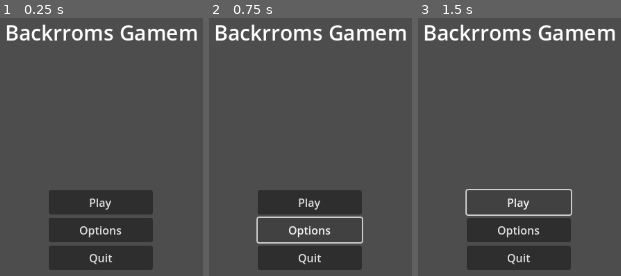
Above: before the commit, frames 1-3 (left to right).
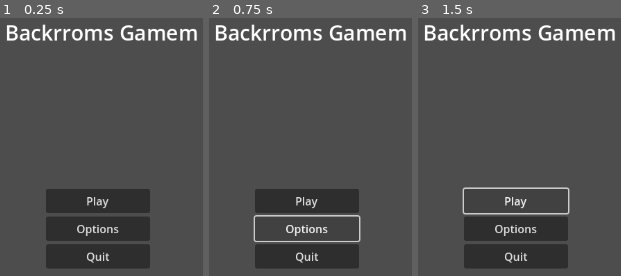
Above: after the commit, the same moments.

Repository: ThorpeDevs/WeirdBackroomsGame
Game: Godot game, scene res://Scenes/Menu.tscn
The game is run twice, just before and just after one commit, with the same random seed, the same clock (stepped at 60 frames per second) and the same inputs.
Inputs:
- Up to frame 1 (0.25 s): no input
- Up to frame 2 (0.75 s): click "Options" at 0.5 s
- Up to frame 3 (1.5 s): click "Play" at 1.25 s

The runs differ from the first frame. In frame 1, 3.1% of the frame differs, in the area x 22-76%, y 66-98%; in frame 2, 3.8%, in the area x 21-76%, y 66-98%; in frame 3, 3.8%.

Commit message:
Added New Menu Items (dev)

Diff:
--- a/Scenes/Menu.tscn
+++ b/Scenes/Menu.tscn
@@ -8,7 +8,7 @@
 grow_horizontal = 2
 grow_vertical = 2
 
-[node name="Main" type="Control" parent="."]
+[node name="Base" type="Control" parent="."]
 layout_mode = 1
 anchors_preset = 15
 anchor_right = 1.0
@@ -16,7 +16,156 @@
 grow_horizontal = 2
 grow_vertical = 2
 
-[node name="Title" type="Label" parent="Main"]
+[node name="Play" type="Button" parent="Base"]
+layout_mode = 0
+offset_left = 496.0
+offset_top = 248.0
+offset_right = 646.0
+offset_bottom = 283.0
+text = "Play"
+
+[node name="Options" type="Button" parent="Base"]
+layout_mode = 0
+offset_left = 496.0
+offset_top = 288.0
+offset_right = 646.0
+offset_bottom = 323.0
+text = "Options"
+
+[node name="Quit" type="Button" parent="Base"]
+layout_mode = 0
+offset_left = 496.0
+offset_top = 328.0
+offset_right = 646.0
+offset_bottom = 363.0
+text = "Quit"
+
+[node name="Options" type="Control" parent="."]
+visible = false
+anchors_preset = 0
+offset_left = 192.0
+offset_top = 128.0
+offset_right = 960.0
+offset_bottom = 512.0
+
+[node name="Graphics" type="Button" parent="Options"]
+layout_mode = 0
+offset_left = 144.0
+offset_top = 120.0
+offset_right = 294.0
+offset_bottom = 155.0
+text = "Graphics"
+
+[node name="Difficulty" type="Button" parent="Options"]
+layout_mode = 0
+offset_left = 144.0
+offset_top = 80.0
+offset_right = 294.0
+offset_bottom = 115.0
+text = "Difficulty (WIP)"
+
+[node name="Accessability" type="Button" parent="Options"]
+layout_mode = 0
+offset_left = 144.0
+offset_top = 240.0
+offset_right = 294.0
+offset_bottom = 275.0
+text = "Acessability (WIP)"
+
+[node name="Preferences" type="Button" parent="Options"]
+layout_mode = 0
+offset_left = 144.0
+offset_top = 200.0
+offset_right = 294.0
+offset_bottom = 235.0
+text = "Preferences"
+
+[node name="Audio" type="Button" parent="Options"]
+layout_mode = 0
+offset_left = 144.0
+offset_top = 160.0
+offset_right = 294.0
+offset_bottom = 195.0
+text = "Audio
+"
+
+[node name="Panel" type="Panel" parent="Options"]
+layout_mode = 0
+offset_left = 304.0
+offset_top = 56.0
+offset_right = 720.0
+offset_bottom = 304.0
+
+[node name="Graphics" type="Control" parent="Options/Panel"]
+anchors_preset = 0
+offset_right = 416.0
+offset_bottom = 248.0
+
+[node name="Bloom" type="Button" parent="Options/Panel/Graphics"]
+layout_mode = 0
+offset_left = 272.0
+offset_top = 48.0
+offset_right = 400.0
+offset_bottom = 83.0
+text = "Bloom"
+
+[node name="Fullscreen" type="Button" parent="Options/Panel/Graphics"]
+layout_mode = 0
+offset_left = 16.0
+offset_top = 8.0
+offset_right = 144.0
+offset_bottom = 43.0
+text = "Fullscreen"
+
+[node name="Volumetrics" type="Button" parent="Options/Panel/Graphics"]
+layout_mode = 0
+offset_left = 272.0
+offset_top = 88.0
+offset_right = 400.0
+offset_bottom = 123.0
+text = "Volumetrics"
+
+[node name="Tonemap" type="Button" parent="Options/Panel/Graphics"]
+layout_mode = 0
+offset_left = 272.0
+offset_top = 128.0
+offset_right = 400.0
+offset_bottom = 163.0
+text = "Tonemap"
+
+[node name="SSIL" type="Button" parent="Options/Panel/Graphics"]
+layout_mode = 0
+offset_left = 216.0
+offset_top = 8.0
+offset_right = 400.0
+offset_bottom = 43.0
+text = "SSIL (Indirect Lighting)"
+
+[node name="Difficulty" type="Control" parent="Options/Panel"]
+visible = false
+anchors_preset = 0
+offset_right = 416.0
+offset_bottom = 248.0
+
+[node name="Accessability" type="Control" parent="Options/Panel"]
+visible = false
+anchors_preset = 0
+offset_right = 416.0
+offset_bottom = 248.0
+
+[node name="Preferences" type="Control" parent="Options/Panel"]
+visible = false
+anchors_preset = 0
+offset_right = 416.0
+offset_bottom = 248.0
+
+[node name="Audio" type="Control" parent="Options/Panel"]
+visible = false
+anchors_preset = 0
+offset_right = 416.0
+offset_bottom = 248.0
+
+[node name="Title" type="Label" parent="."]
 layout_mode = 1
 anchors_preset = 10
 anchor_right = 1.0
@@ -26,27 +175,3 @@
 text = "Backrroms Gamem"
 horizontal_alignment = 1
 vertical_alignment = 1
-
-[node name="Play" type="Button" parent="Main"]
-layout_mode = 0
-offset_left = 500.0
-offset_top = 250.0
-offset_right = 650.0
-offset_bottom = 285.0
-text = "Play"
-
-[node name="Options" type="Button" parent="Main"]
-layout_mode = 0
-offset_left = 500.0
-offset_top = 290.0
-offset_right = 650.0
-offset_bottom = 325.0
-text = "Options"
-
-[node name="Quit" type="Button" parent="Main"]
-layout_mode = 0
-offset_left = 500.0
-offset_top = 330.0
-offset_right = 650.0
-offset_bottom = 365.0
-text = "Quit"
